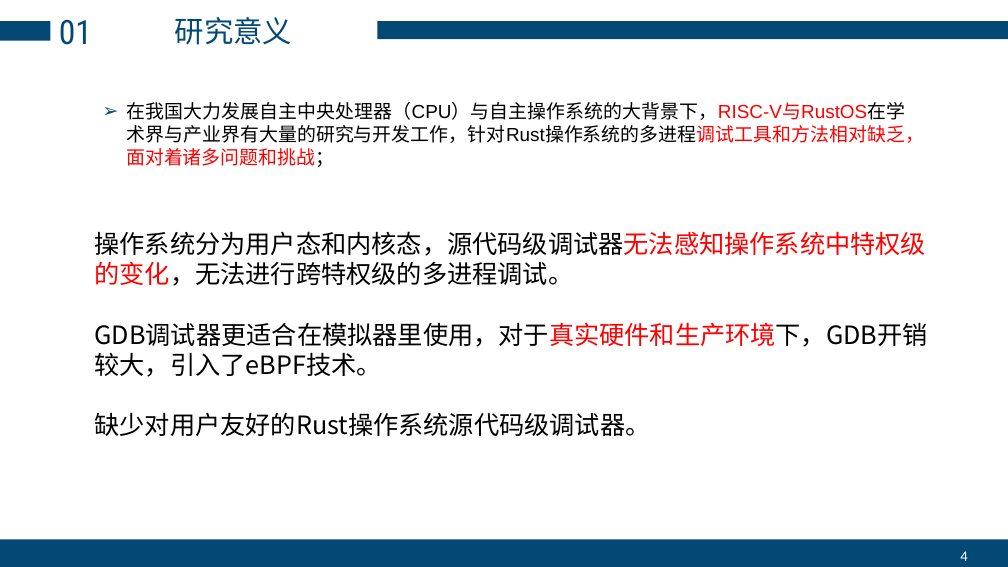
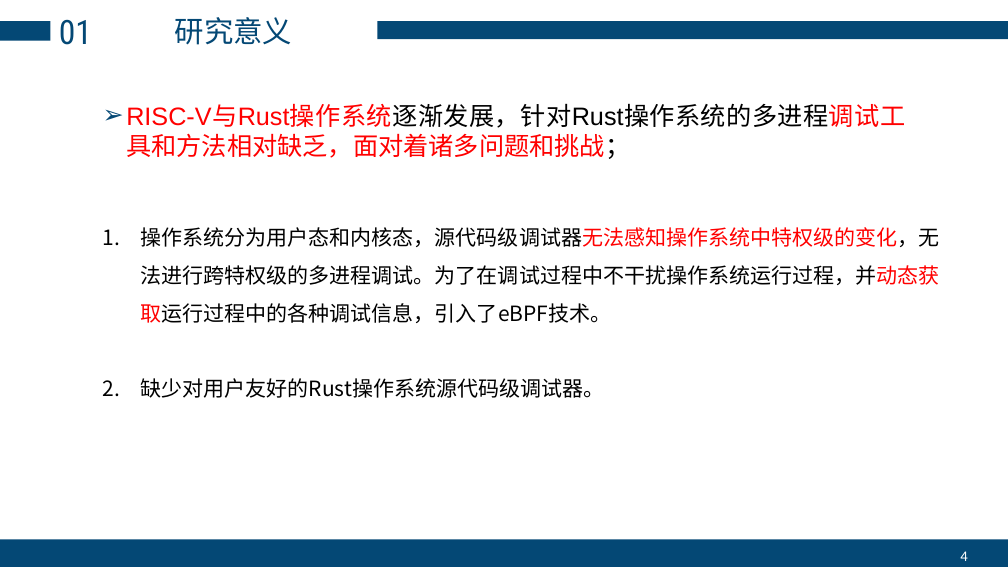
Before and after one commit to zhangly1234/report, a slide deck: slide 4 of 毕业答辩-张露元.pptx. Drawn at 1008x567 pixels with LibreOffice and Linux fonts; fonts in the diff are those of the drawing. Boxes give left, top, right and bottom in pixels: in the first picture for what was removed or moved away, otherwise in the second. Text is boxed around its words. In the diff, an @@ line names an element or a change of style, - is before the commit and + after.

```diff
--- a/毕业答辩-张露元.pptx
+++ b/毕业答辩-张露元.pptx
@@ text at box(126, 104, 905, 159): text changed; size 18 to 24 pt; text colour #000000 to #FF0000 @@
-➢ 在我国大力发展自主中央处理器（CPU）与自主操作系统的大背景下，RISC-V与RustOS在学术界与产业界有大量的研究与开发工作，针对Rust操作系统的多进程调试工具和方法相对缺乏，面对着诸多问题和挑战；
+➢ RISC-V与Rust操作系统逐渐发展，针对Rust操作系统的多进程调试工具和方法相对缺乏，面对着诸多问题和挑战；
@@ text "操作系统分为用户态和内核态，源代码级调试器无法感知操作系统中特权级的变化，无法进行跨特权级的多进程调试。为了在调试过程中 ...": place and size @@
-text "操作系统分为用户态和内核态，源代码级调试器无法感知操作系统中特权级的变化，无法进行跨特权级的多进程调试。为了在调试过程中 ..." at box(95, 231, 928, 436)
+text "操作系统分为用户态和内核态，源代码级调试器无法感知操作系统中特权级的变化，无法进行跨特权级的多进程调试。为了在调试过程中 ..." at box(140, 227, 940, 398)
@@ text at box(140, 227, 940, 323): text changed; size 24 to 20 pt @@
-操作系统分为用户态和内核态，源代码级调试器无法感知操作系统中特权级的变化，无法进行跨特权级的多进程调试。
-GDB调试器更适合在模拟器里使用，对于真实硬件和生产环境下，GDB开销较大，引入了eBPF技术。
+1. 操作系统分为用户态和内核态，源代码级调试器无法感知操作系统中特权级的变化，无法进行跨特权级的多进程调试。为了在调试过程中不干扰操作系统运行过程，并动态获取运行过程中的各种调试信息，引入了eBPF技术。
@@ text at box(140, 378, 604, 398): size 24 to 20 pt in "缺少对用户友好的Rust操作系统源代码级调试器。"; bullet none to 1.; line spacing 1 to 1.5 @@
```
Also in this commit, not shown: 11 other slides changed, 2 slides added, 3 slides removed.
